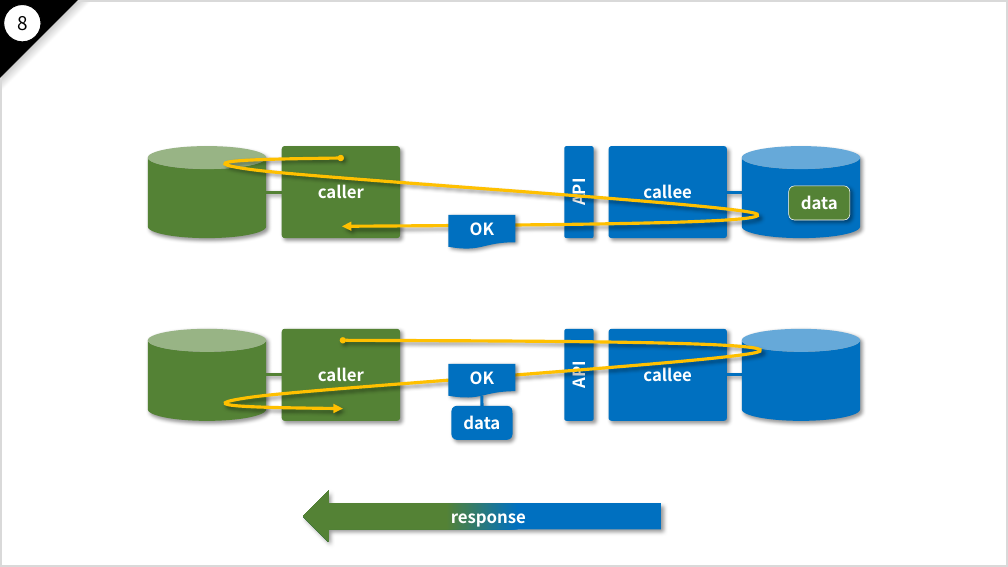
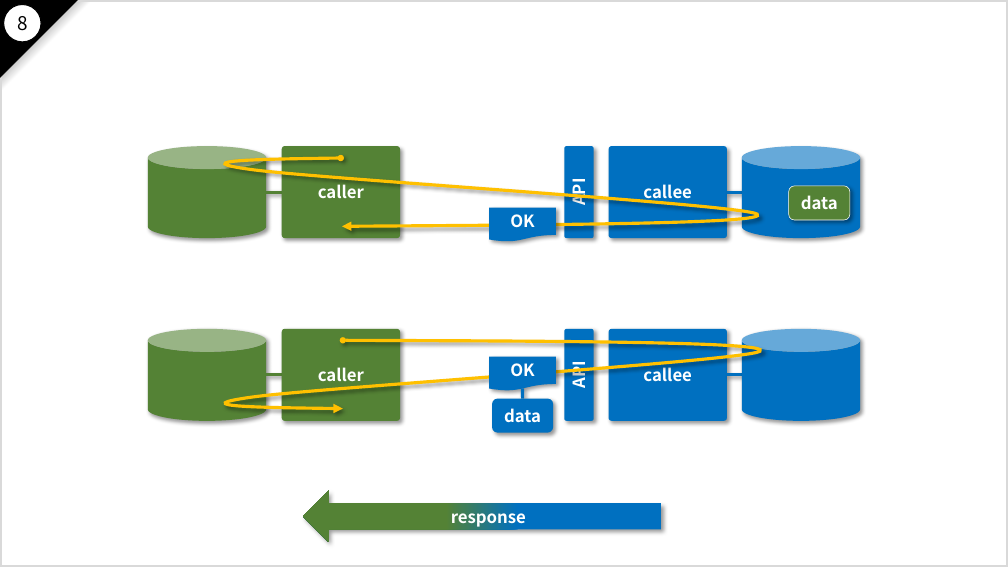
Before and after one commit to nakayama-kazuki/2021, a slide deck: slide 155 of pptx/power-punch-v2.pptx (slide 154 before the commit). Drawn at 1008x567 pixels with LibreOffice and Linux fonts; fonts in the diff are those of the drawing. Boxes give left, top, right and bottom in pixels: in the first picture for what was removed or moved away, otherwise in the second. Text is boxed around its words. In the diff, an @@ line names an element or a change of style, - is before the commit and + after.

```diff
--- a/pptx/power-punch-v2.pptx
+++ b/pptx/power-punch-v2.pptx
@@ 2 flow chart documents, 1 rounded rectangle, 1 line: place and size @@
-2 flow chart documents, 1 rounded rectangle, 1 line at (448,215,515,440)
+2 flow chart documents, 1 rounded rectangle, 1 line at (489,208,556,433)
```
Also in this commit, not shown: 9 other slides changed, 2 slides added.
